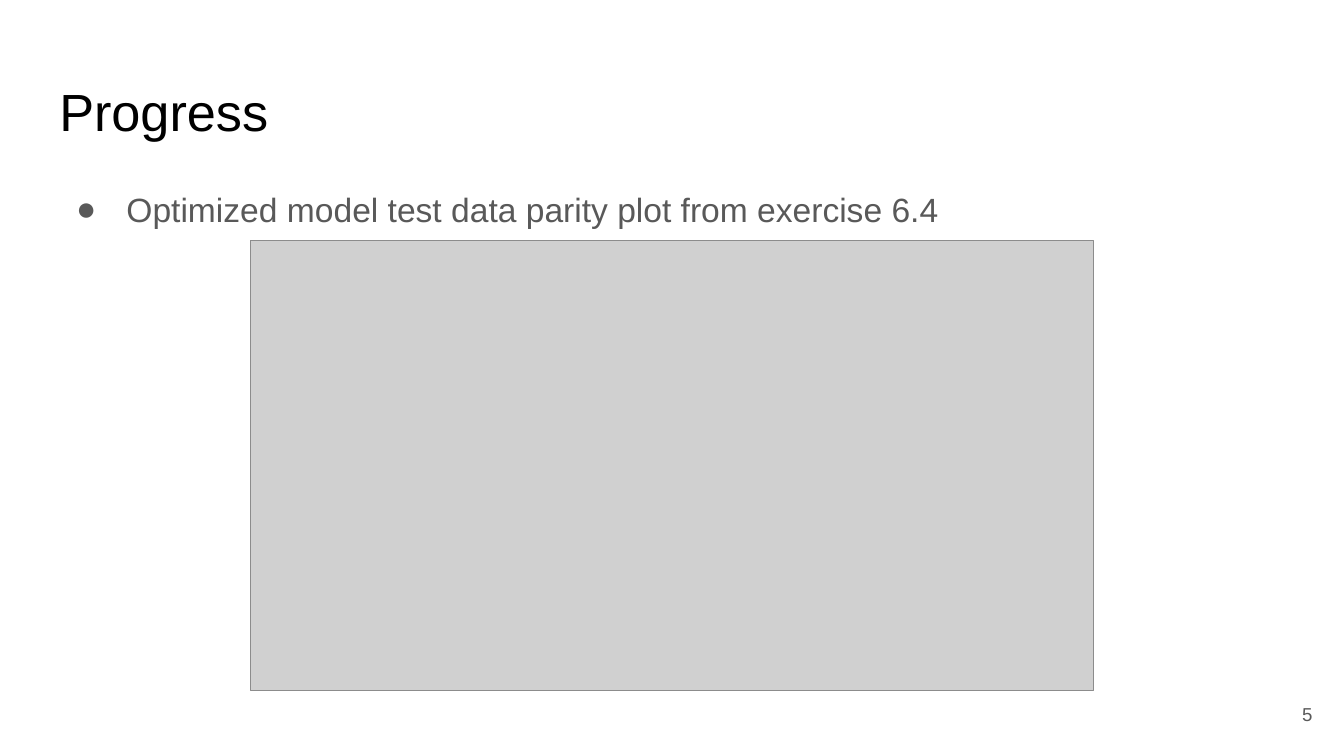
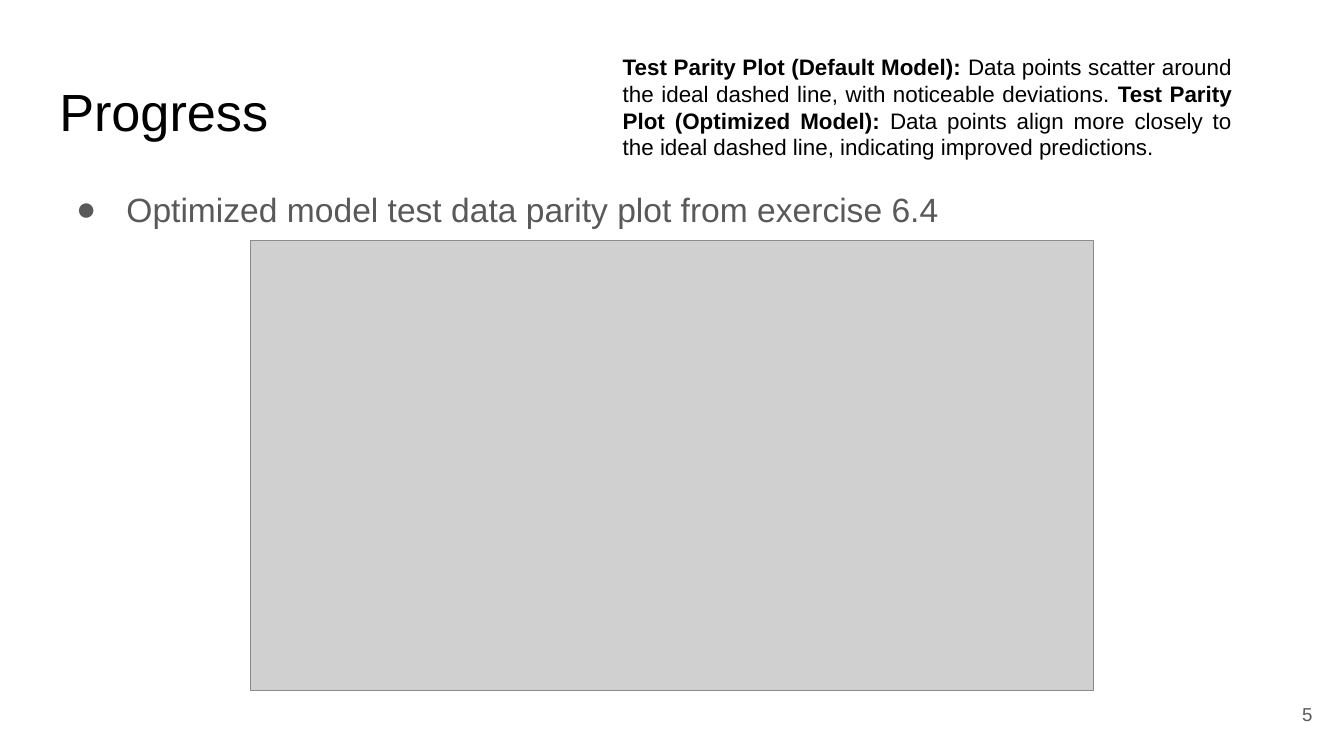
Before and after one commit to jhyang13/UWMadison-MSE401, a slide deck: slide 5 of Assignment/Assignment 3-Jiahui_Yang.pptx. Drawn at 1344x756 pixels with LibreOffice and Linux fonts; fonts in the diff are those of the drawing; grey boxes stand for pictures. Boxes give left, top, right and bottom in pixels: in the first picture for what was removed or moved away, otherwise in the second. Text is boxed around its words. In the diff, an @@ line names an element or a change of style, - is before the commit and + after.

```diff
--- a/Assignment/Assignment 3-Jiahui_Yang.pptx
+++ b/Assignment/Assignment 3-Jiahui_Yang.pptx
@@ text added at (623, 58, 1232, 160), 12 pt, text #000000 @@
+Test Parity Plot (Default Model): Data points scatter around the ideal dashed line, with noticeable deviations. Test Parity Plot (Optimized Model): Data points align more closely to the ideal dashed line, indicating improved predictions.
```
Also in this commit, not shown: 2 other slides changed, 1 other file.
